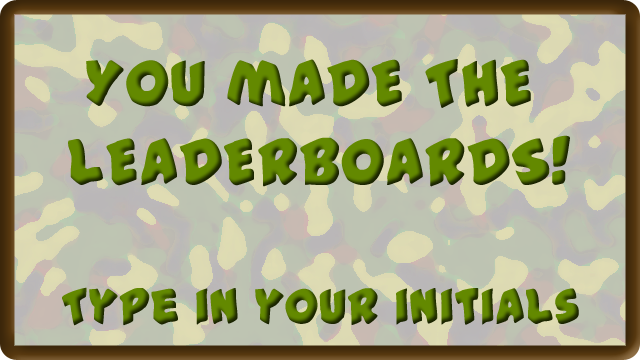
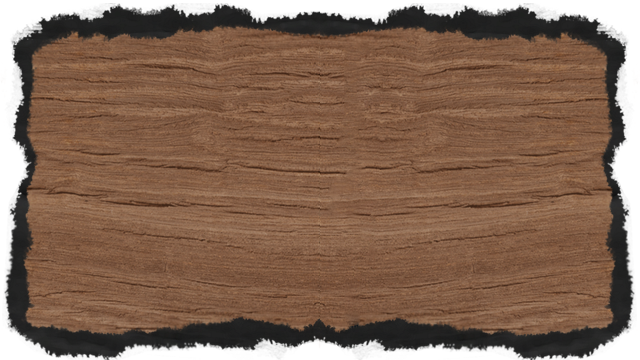
Comparing the layer stacks of the two 640 x 360 images. Changes:
removed layer "Type in your initials" over box(62, 287, 579, 326)
removed layer "You mADE THE lEADERBOARDS!" over box(68, 59, 570, 187)
added layer "backdrop copy" above "Shape 1" over box(0, 3, 640, 360)
hid "Shape 1" over box(0, 0, 640, 360)
hid "Camouflage-Wallpaper-For-Walls" over box(12, 7, 629, 353)
